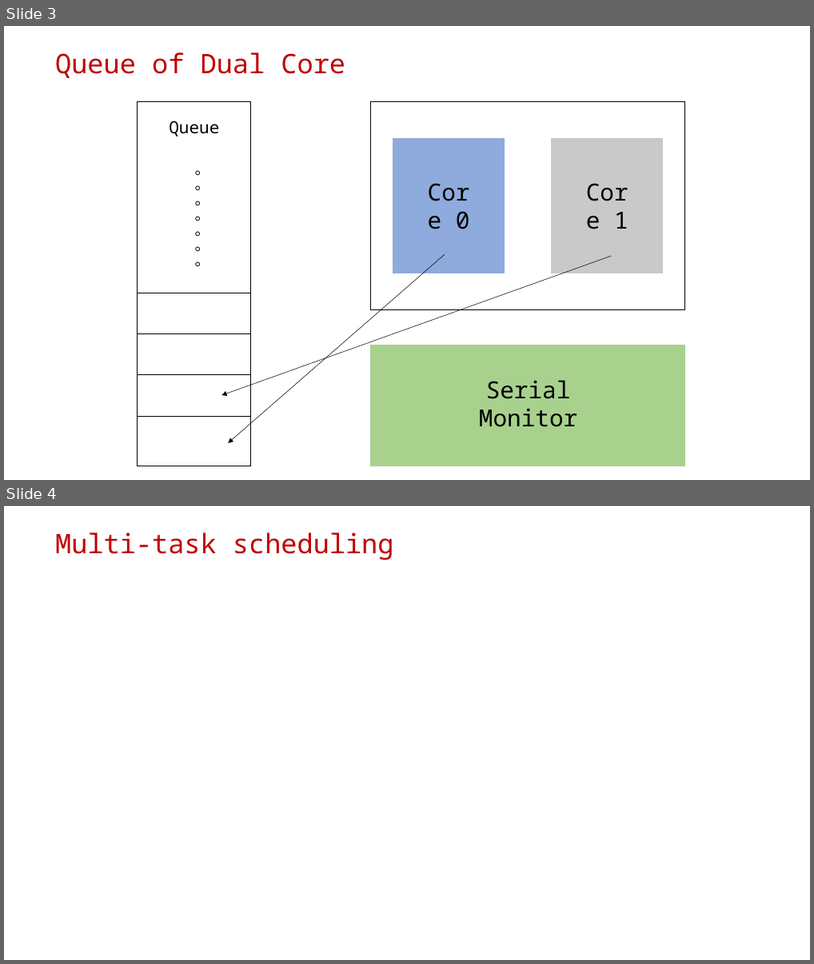
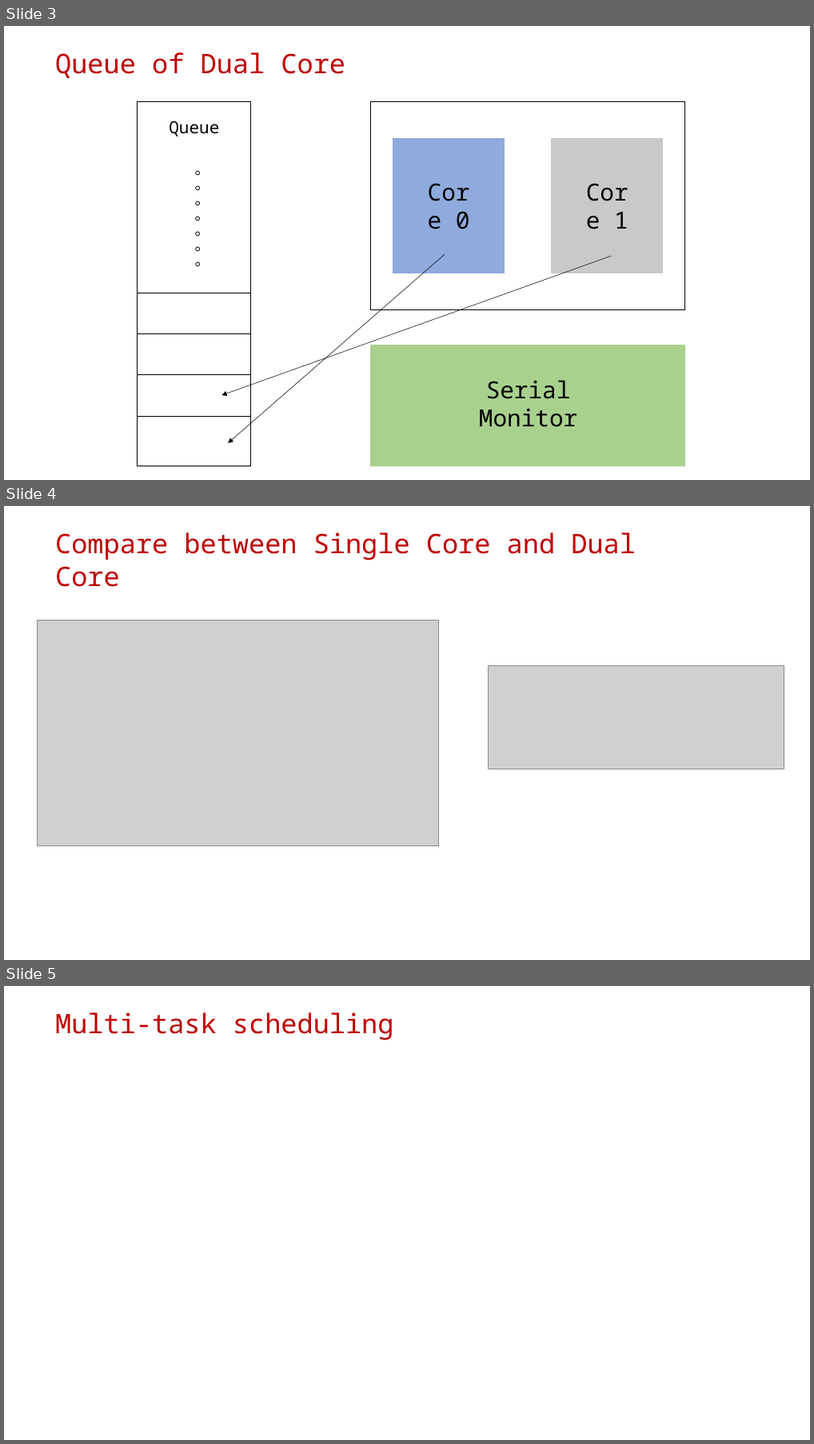
Before and after one commit to KJialun/Operating-system-security-project, a slide deck: Final Pro.pptx. Shown one above the other, each under a label of ours: slides 3 and 4 before the commit, slides 3, 4 and 5 after it. The pictures are 814x964 and 814x1444 pixels, drawn with LibreOffice and Linux fonts; fonts in the diff are those of the drawing; grey boxes stand for pictures; background and template pictures are left out. Boxes give left, top, right and bottom in pixels: in the first picture for what was removed or moved away, otherwise in the second. Text is boxed around its words. In the diff, an @@ line names an element or a change of style, - is before the commit and + after.

```diff
--- a/Final Pro.pptx
+++ b/Final Pro.pptx
@@ slide 4 added at (x1=4, y1=506, x2=810, y2=960), background #FFFFFF @@
@@ text added at (x1=55, y1=532, x2=636, y2=587), 32 pt, text #C00000 @@
+Compare between Single Core and Dual Core
@@ picture added at (x1=38, y1=620, x2=439, y2=845) @@
@@ picture added at (x1=489, y1=666, x2=784, y2=769) @@
@@ what was slide 4 is now slide 5 @@
```
Also in this commit, not shown: 3 slides changed.
